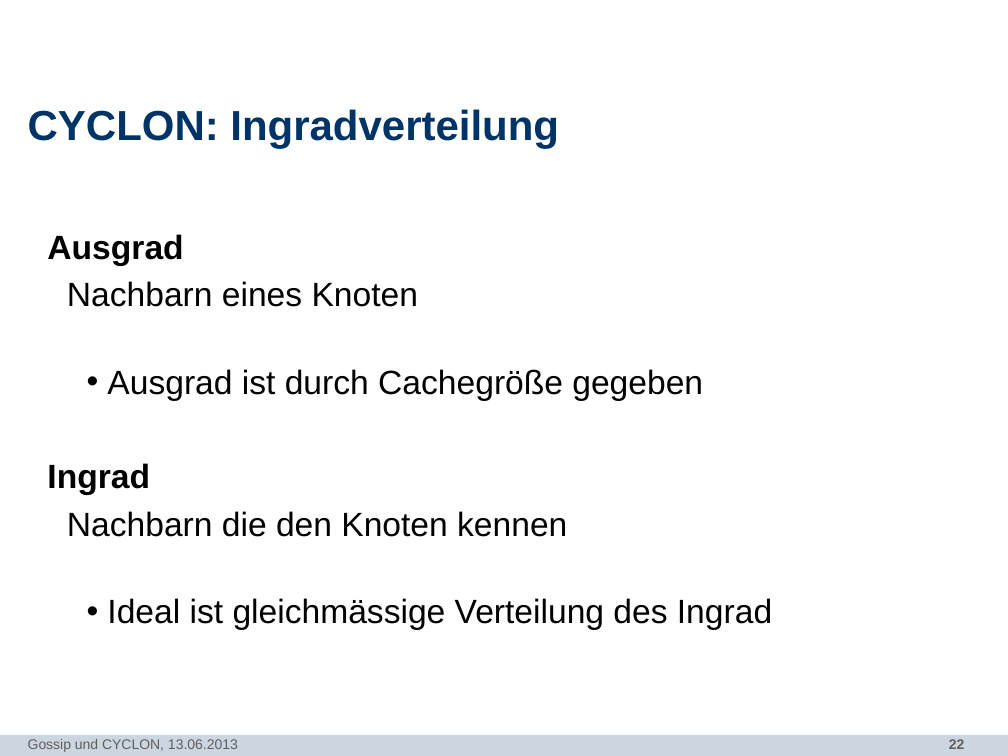
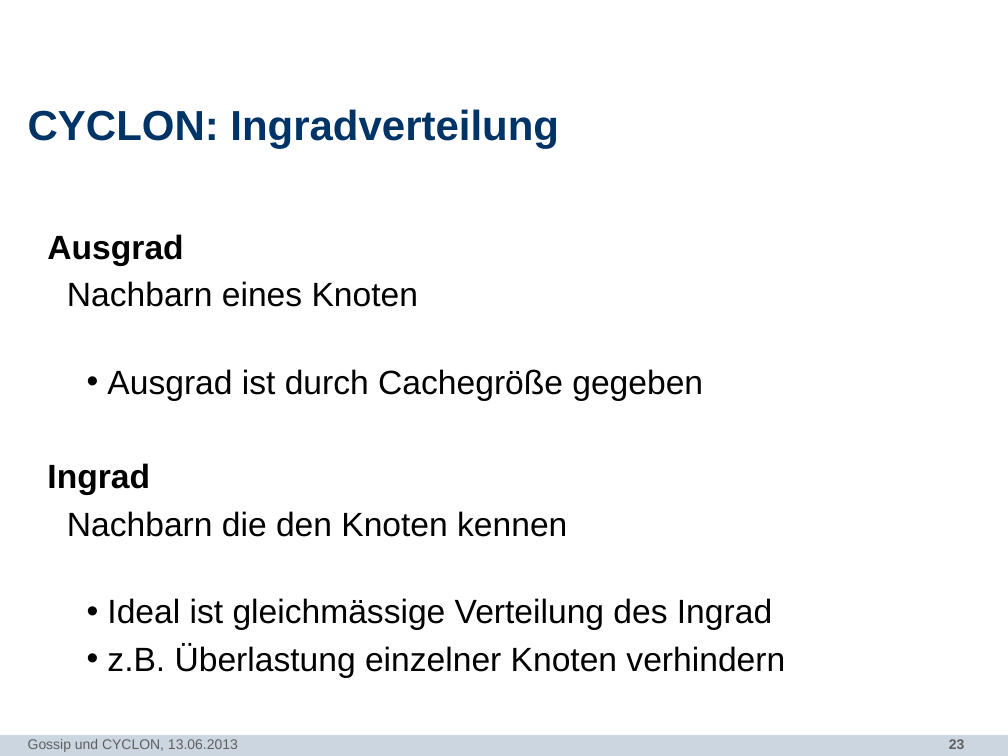
Before and after one commit to N8Fear/DistributedSystems, a slide deck: slide 23 of Vortrag/[MASTER] Präsentation.pptx (slide 22 before the commit). Drawn at 1008x756 pixels with LibreOffice and Linux fonts; fonts in the diff are those of the drawing; background and template pictures are left out. Boxes give left, top, right and bottom in pixels: in the first picture for what was removed or moved away, otherwise in the second. Text is boxed around its words. In the diff, an @@ line names an element or a change of style, - is before the commit and + after.

```diff
--- a/Vortrag/[MASTER] Präsentation.pptx
+++ b/Vortrag/[MASTER] Präsentation.pptx
@@ text at bbox=[107, 644, 785, 678]: paragraph added @@
+    • z.B. Überlastung einzelner Knoten verhindern
```
Also in this commit, not shown: 6 other slides changed, 1 slide added.
